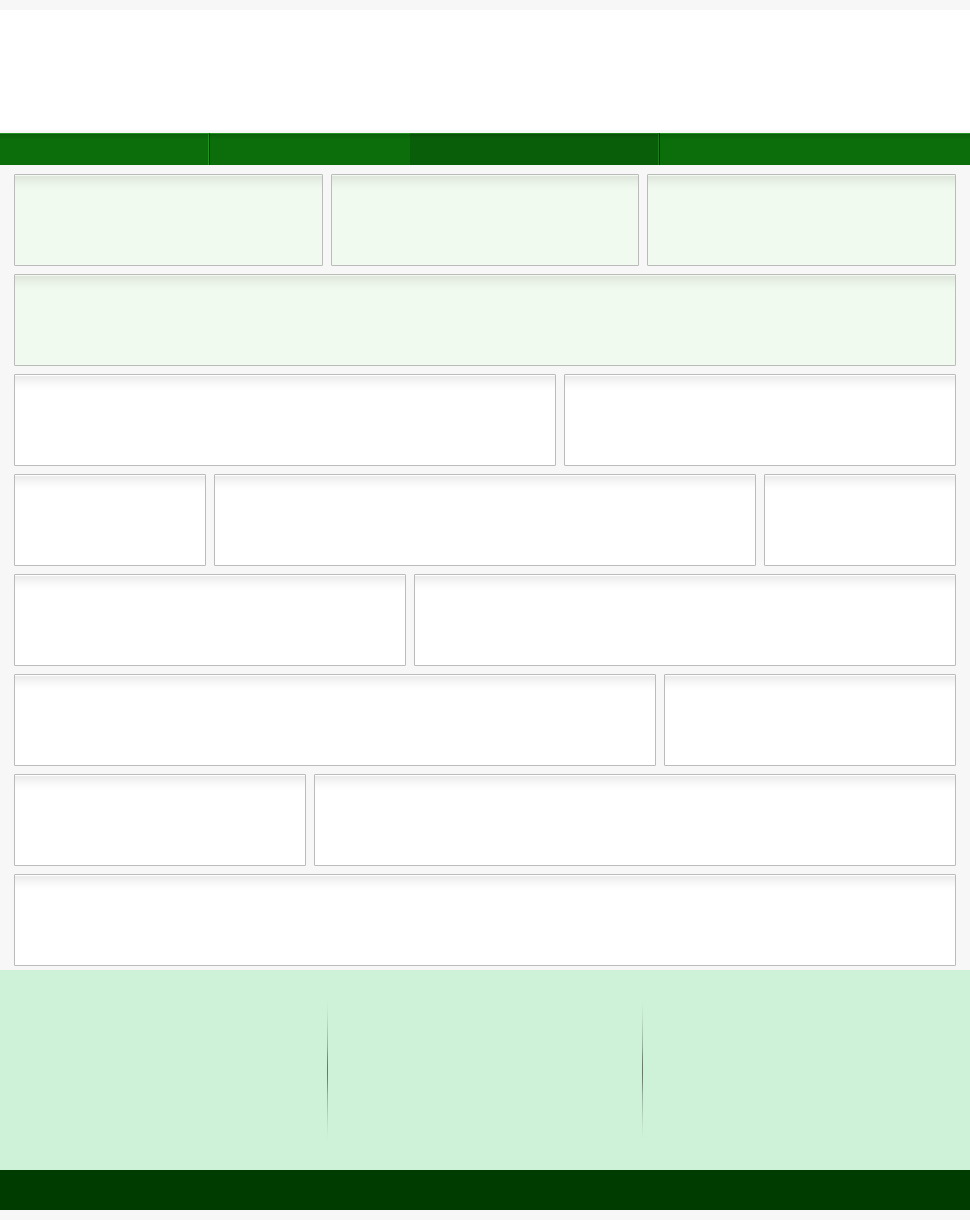
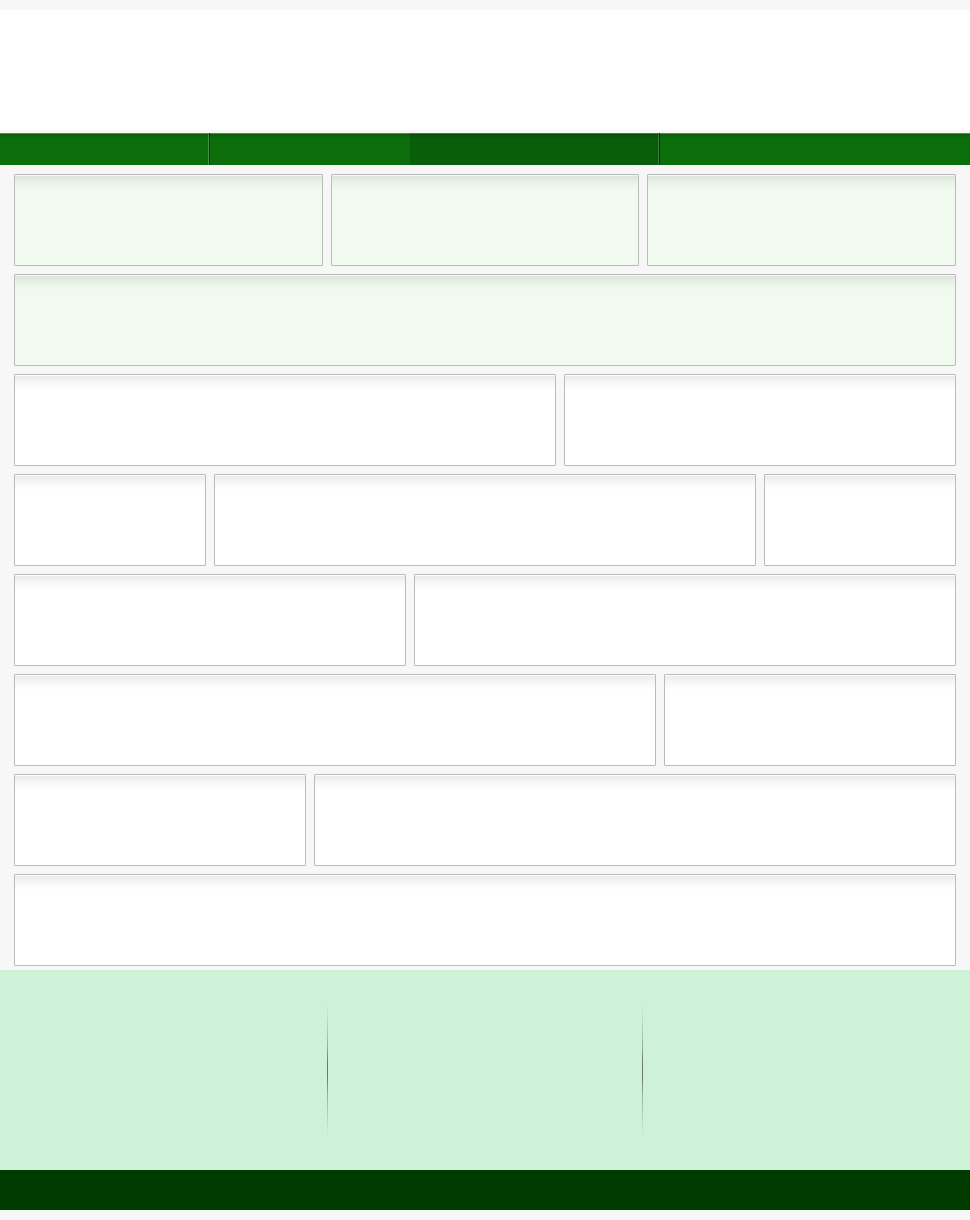
The second 970x1220 image is a revision of the first. Changes to its layers:
moved "navbar - dark stroke" above "navbar - light stroke" over bbox(209, 133, 660, 165)
"navbar - light stroke": blend soft light → screen, painted on it over bbox(0, 133, 970, 165)
